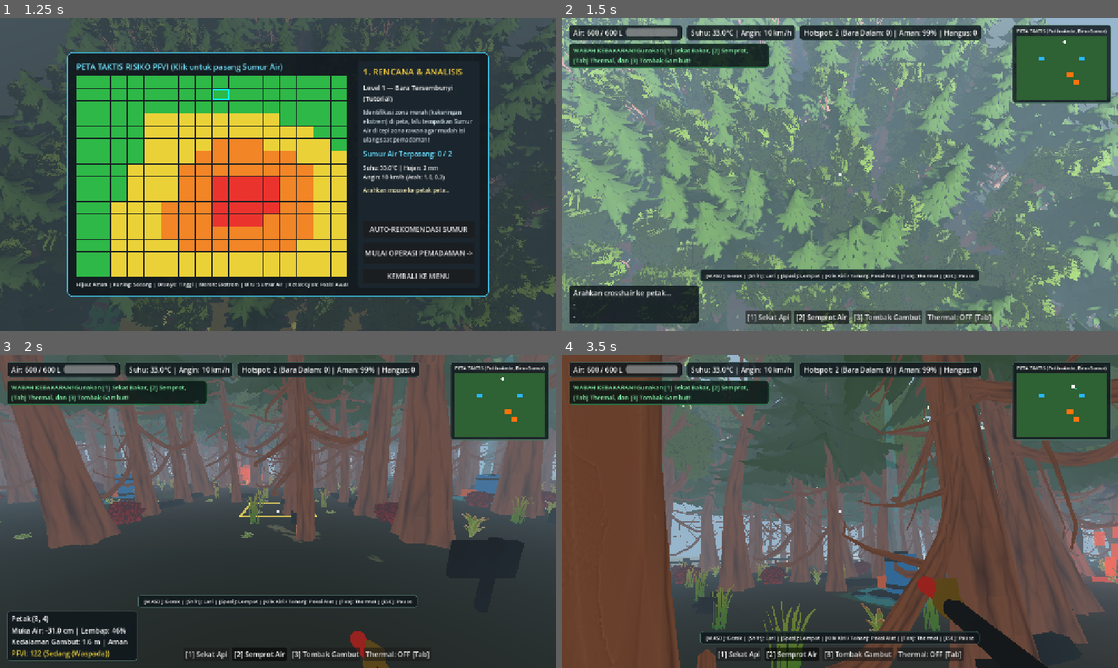
Above: before the commit, frames 1-4 (two rows, left to right).
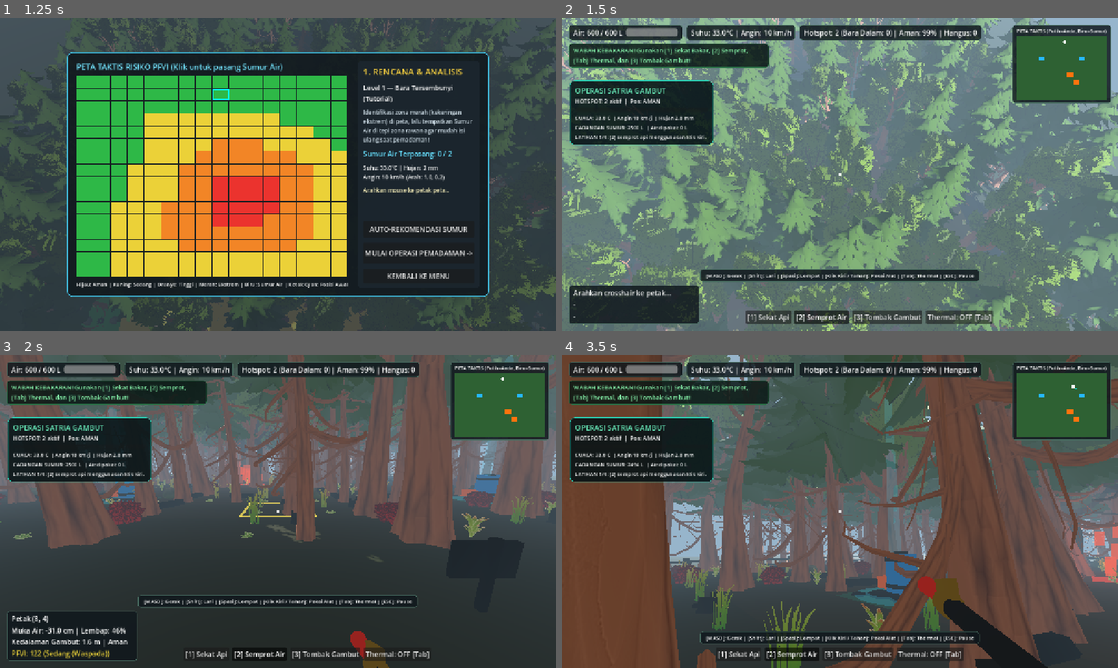
Above: after the commit, the same moments.

Repository: AlGibran18/ProjekAkhir-KomGraf-SatriaGambut
Game: Godot game, scene res://ui/main_menu/main_menu.tscn
Two runs of this game, one before a commit and one after it. Both use one fixed random seed, a clock stepped at 60 frames per second and the inputs below.
Inputs (mouse positions are in pixels of both pictures, inside the frame that each line leads up to):
- Up to frame 1 (1.25 s): click "MULAI SIMULASI" at 0.5 s
- Up to frame 2 (1.5 s): click "MULAI OPERASI PEMADAMAN ->" at 1.25 s
- Up to frame 3 (2 s): no input
- Up to frame 4 (3.5 s): tap Enter at 2 s; move the mouse to (867, 511) at 2.02 s; hold E 2.03-2.78 s; hold W from 2.03 s (still down); click (867, 511) at 2.17 s; tap Space at 2.27, 3.02 s; move the mouse to (812, 511) at 2.77 s; tap Shift at 2.85 s

Frame 1 is identical in both runs. In frame 2, 5.2% of the frame differs, in the area x 1-28%, y 19-41%; in frame 3, 5.3%; in frame 4, 5.4%.

Commit message:
feat: integrate mission enhancements in scenes/main_simulation.gd

Diff:
--- a/scenes/main_simulation.gd
+++ b/scenes/main_simulation.gd
@@ -11,6 +11,7 @@
 @onready var pause_menu: PauseMenu = $UILayer/PauseMenu
 
 var has_transitioned_from_planning: bool = false
+var mission_director: MissionDirector
 
 func _ready() -> void:
 	grid_simulator.initialize_level(GameState.current_level_index)
@@ -24,6 +25,9 @@
 	hud.setup_hud(grid_simulator, player)
 	planning_overlay.setup_planning(grid_simulator)
 	pause_menu.set_resume_callback(func() -> void: player.activate_fps_camera())
+	mission_director = MissionDirector.new()
+	mission_director.initialize(grid_simulator)
+	add_child(mission_director)
 
 	EventBus.game_phase_changed.connect(_on_phase_changed)
 	_on_phase_changed(GameState.current_phase)
